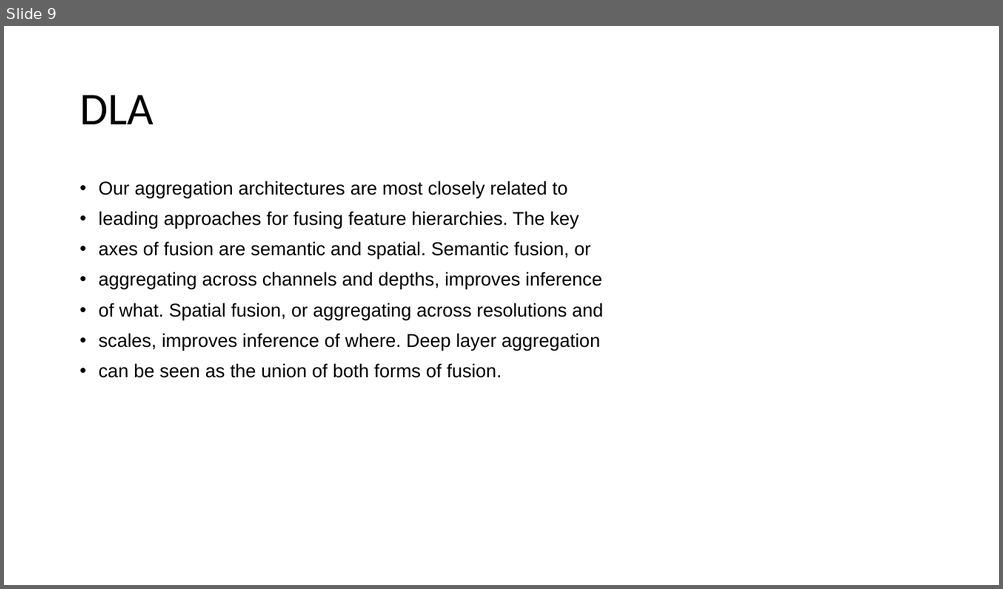
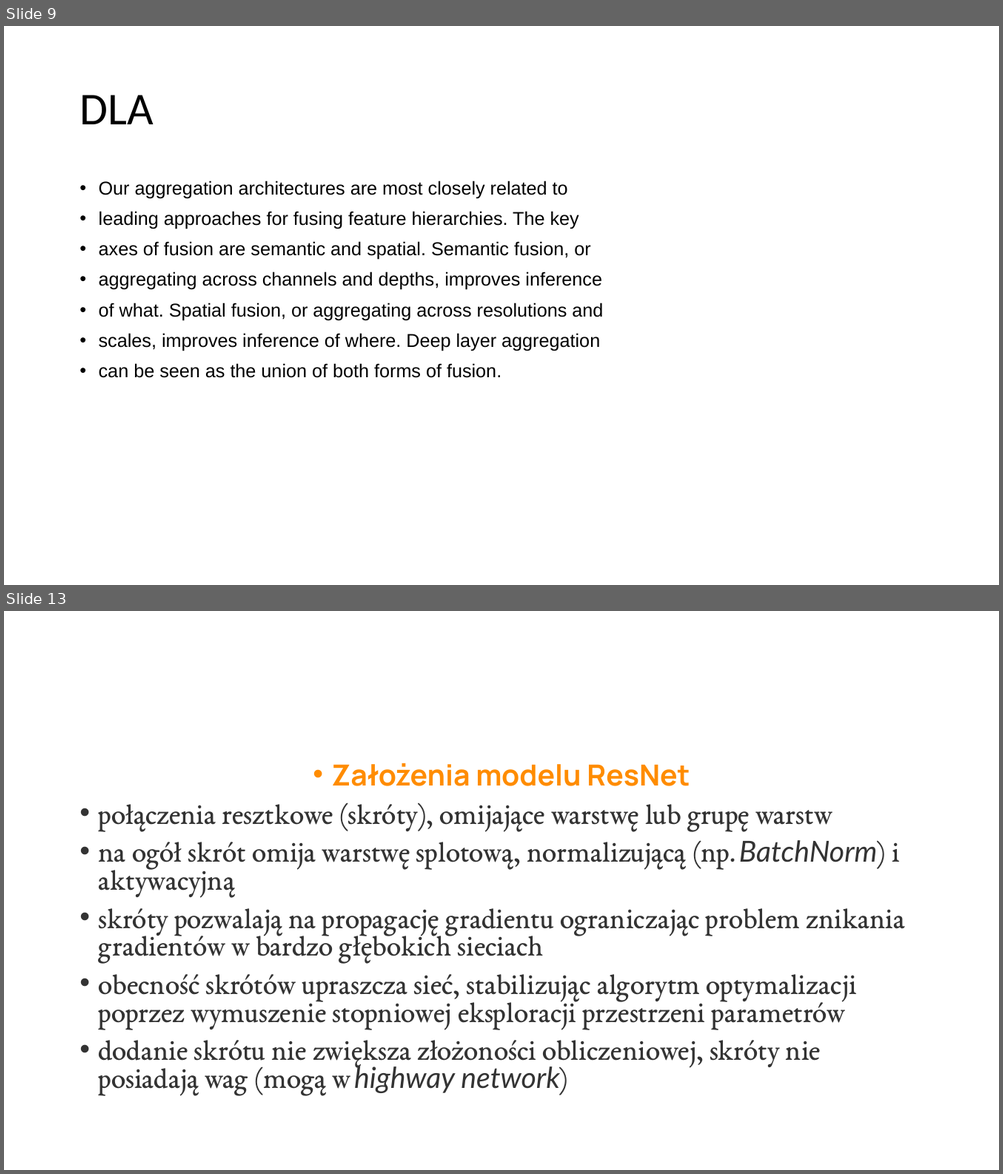
Before and after one commit to MonkehDefense/magisterka, a slide deck: Seminarium.pptx. Shown one above the other, each under a label of ours: slide 9 before the commit, slides 9 and 13 after it; the slides between them are not shown. The pictures are 1003x589 and 1003x1174 pixels, drawn with LibreOffice and Linux fonts; fonts in the diff are those of the drawing. Boxes give left, top, right and bottom in pixels: in the first picture for what was removed or moved away, otherwise in the second. Text is boxed around its words. In the diff, an @@ line names an element or a change of style, - is before the commit and + after.

```diff
--- a/Seminarium.pptx
+++ b/Seminarium.pptx
@@ slide 13 added at bbox=[4, 611, 999, 1170], background #FFFFFF @@
@@ text added at bbox=[99, 763, 905, 1096], 28 pt, text #333333 @@
+• Założenia modelu ResNet
+• połączenia resztkowe (skróty), omijające warstwę lub grupę warstw
+• na ogół skrót omija warstwę splotową, normalizującą (np. BatchNorm) i aktywacyjną
+• skróty pozwalają na propagację gradientu ograniczając problem znikania gradientów w bardzo głębokich sieciach
+• obecność skrótów upraszcza sieć, stabilizując algorytm optymalizacji poprzez wymuszenie stopniowej eksploracji przestrzeni parametrów
+• dodanie skrótu nie zwiększa złożoności obliczeniowej, skróty nie posiadają wag (mogą w highway network)
```
Also in this commit, not shown: 4 other slides added, 2 other files.
